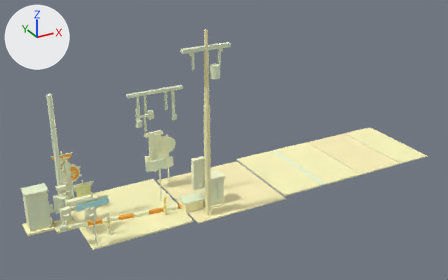
The glTF model exports/gltf/scene_night_retroreflection.glb: old version first, new version second.
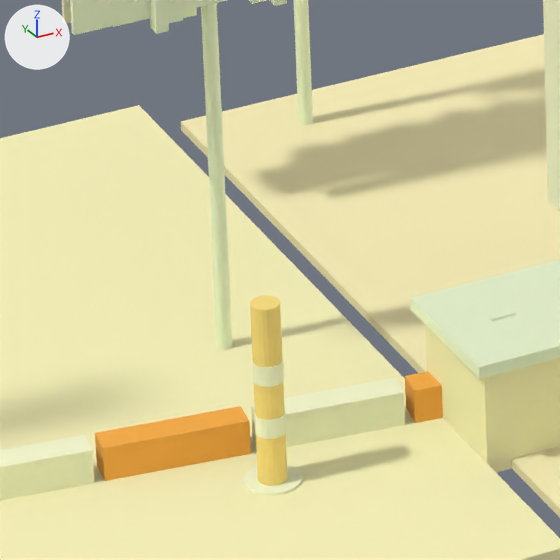
Each version appears first whole from a 50 mm camera at (-6.92, -20.63, 12.47) aimed at (4.3, -0.22, 2.26), and next in a close-up on the part from 31% to 43% of the width and 60% to 79% of the height. Arrows for +X, +Y and +Z are at upper left; the lights stay in place. The first two pictures are the older version. Vertices at exactly the same position are counted once.

In view in the first close-up: 'arm_segment_4', 'arm_segment_5', 'arm_segment_6', 'back_plate.005', 'base', 'base.001', 'base.002', 'housing.005', 'lid', 'pole.004', 'pole.005', 'shaft' and 12 more.
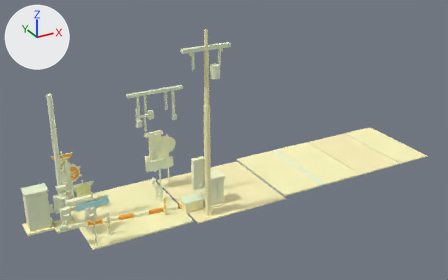
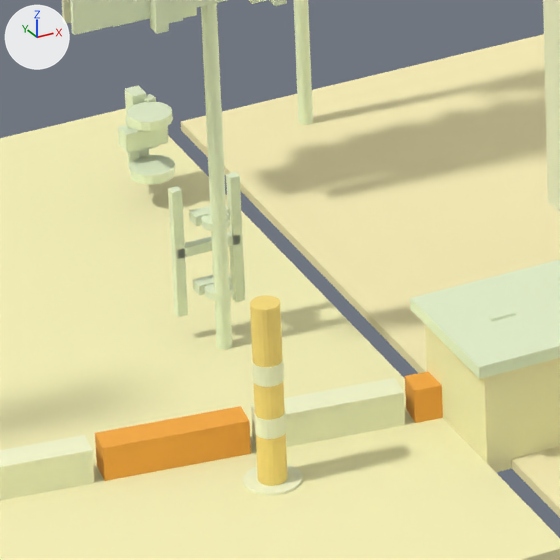
Edits to the bpy script that builds the scene:
```text
Change me_mount_plate_001:
    remove me_mount_plate_001.from_pydata(...)  # 8 vertices, 12 faces; spans x -2.61..-2.43, y -0.54..-0.46, z 1.11..1.93
    add me_mount_plate_001.from_pydata(...)  # 8 vertices, 12 faces; spans x 1.69..1.75, y 1.28..1.36, z 0.15..0.49
    me_mount_plate_001 part 1: the whole mesh is scaled about its middle by (-0.333, -1, 0.415), then moved by (4.24, 1.82, -1.2)
Add me_brace_right_003:
    me_brace_right_003.from_pydata([(1.704, 1.295, 0.17), (1.665, 1.304, 0.17), (1.665, 1.304, 0.39), (1.704, 1.295, 0.39), (1.656, 1.265, 0.17), (1.695, 1.256, 0.17), (1.695, 1.256, 0.39), (1.656, 1.265, 0.39)], [], [(0, 1, 2), (0, 2, 3), (4, 5, 6), (4, 6, 7), (5, 0, 3), (5, 3, 6), (1, 4, 7), (1, 7, 2), (3, 2, 7), (3, 7, 6), (5, 4, 1), (5, 1, 0)])
    me_brace_right_003.materials.append(mat_mat_metal_galvanized)  # pale green #f3ffda
Add me_brace_left_003:
    me_brace_left_003.from_pydata([(1.775, 1.304, 0.25), (1.736, 1.295, 0.25), (1.736, 1.295, 0.47), (1.775, 1.304, 0.47), (1.745, 1.256, 0.25), (1.784, 1.265, 0.25), (1.784, 1.265, 0.47), (1.745, 1.256, 0.47)], [], [(0, 1, 2), (0, 2, 3), (4, 5, 6), (4, 6, 7), (5, 0, 3), (5, 3, 6), (1, 4, 7), (1, 7, 2), (3, 2, 7), (3, 7, 6), (5, 4, 1), (5, 1, 0)])
    me_brace_left_003.materials.append(mat_mat_metal_galvanized)  # pale green #f3ffda
Add ob_brace_right_003:
    ob_brace_right_003 = bpy.data.objects.new('brace_right.003', me_brace_right_003)
    ob_brace_right_003.location = (0.0, 0.0, 0.0)
Add ob_brace_left_003:
    ob_brace_left_003 = bpy.data.objects.new('brace_left.003', me_brace_left_003)
    ob_brace_left_003.location = (0.0, 0.0, 0.0)
Add ob_standoff_arm:
    ob_standoff_arm = bpy.data.objects.new('standoff_arm', me_standoff_arm)  # a box spanning x 1.63..1.81, y 1.22..1.3, z 0.28..0.36; in mat_mat_metal_galvanized (pale green #f3ffda)
    ob_standoff_arm.location = (0.0, 0.0, 0.0)
Add ob_upper_band_001:
    ob_upper_band_001 = bpy.data.objects.new('upper_band.001', me_upper_band_001)  # a 16-sided cylinder along z spanning x 1.63..1.81, y 1.09..1.27, z 0.42..0.46; in mat_mat_metal_galvanized (pale green #f3ffda)
    ob_upper_band_001.location = (0.0, 0.0, 0.0)
Add ob_lower_band_001:
    ob_lower_band_001 = bpy.data.objects.new('lower_band.001', me_lower_band_001)  # a 16-sided cylinder along z spanning x 1.63..1.81, y 1.09..1.27, z 0.18..0.22; in mat_mat_metal_galvanized (pale green #f3ffda)
    ob_lower_band_001.location = (0.0, 0.0, 0.0)
Add ob_cross_tie:
    ob_cross_tie = bpy.data.objects.new('cross_tie', me_cross_tie)  # a box spanning x 1.37..1.63, y 0.08..0.12, z 0.41..0.45; in mat_mat_metal_galvanized (pale green #f3ffda)
    ob_cross_tie.location = (0.0, 0.0, 0.0)
Add ob_channel_right:
    ob_channel_right = bpy.data.objects.new('channel_right', me_channel_right)  # a box spanning x 1.36..1.4, y 0.08..0.12, z 0.16..0.7; in mat_mat_metal_galvanized (pale green #f3ffda)
    ob_channel_right.location = (0.0, 0.0, 0.0)
Add ob_channel_left:
    ob_channel_left = bpy.data.objects.new('channel_left', me_channel_left)  # a box spanning x 1.6..1.64, y 0.08..0.12, z 0.16..0.7; in mat_mat_metal_galvanized (pale green #f3ffda)
    ob_channel_left.location = (0.0, 0.0, 0.0)
Add ob_standoff_upper:
    ob_standoff_upper = bpy.data.objects.new('standoff_upper', me_standoff_upper)  # a box spanning x 1.43..1.57, y 0.03..0.09, z 0.56..0.6; in mat_mat_metal_galvanized (pale green #f3ffda)
    ob_standoff_upper.location = (0.0, 0.0, 0.0)
Add ob_standoff_lower:
    ob_standoff_lower = bpy.data.objects.new('standoff_lower', me_standoff_lower)  # a box spanning x 1.43..1.57, y 0.03..0.09, z 0.26..0.3; in mat_mat_metal_galvanized (pale green #f3ffda)
    ob_standoff_lower.location = (0.0, 0.0, 0.0)
Add ob_upper_band:
    ob_upper_band = bpy.data.objects.new('upper_band', me_upper_band)  # a 16-sided cylinder along z spanning x 1.445..1.555, y -0.055..0.055, z 0.565..0.595; in mat_mat_metal_galvanized (pale green #f3ffda)
    ob_upper_band.location = (0.0, 0.0, 0.0)
Add ob_lower_band:
    ob_lower_band = bpy.data.objects.new('lower_band', me_lower_band)  # a 16-sided cylinder along z spanning x 1.445..1.555, y -0.055..0.055, z 0.265..0.295; in mat_mat_metal_galvanized (pale green #f3ffda)
    ob_lower_band.location = (0.0, 0.0, 0.0)
```

Where the change shows, as pixel boxes [x1, y1, x2, y2] in the close-ups (560 x 560 px):
'channel_right', added (pale green): after [168, 186, 188, 317]
'channel_left', added (pale green): after [226, 172, 245, 302]
'upper_band.001', added: after [127, 102, 173, 131]
'lower_band.001', added (pale green): after [130, 155, 175, 184]
'standoff_arm', added (pale green): after [118, 125, 168, 153]
'cross_tie', added (pale green): after [178, 232, 240, 258]
'mount_plate.001', moved, rescaled (not visible before): after [125, 85, 149, 157]
'standoff_lower', added: after [193, 275, 233, 295]
'standoff_upper', added: after [189, 206, 230, 226]
'upper_band', added: after [201, 213, 230, 231]
'lower_band', added: after [204, 282, 234, 300]
'brace_right.003', added: after [125, 118, 139, 170]
'brace_left.003', added: after [144, 94, 158, 149]
